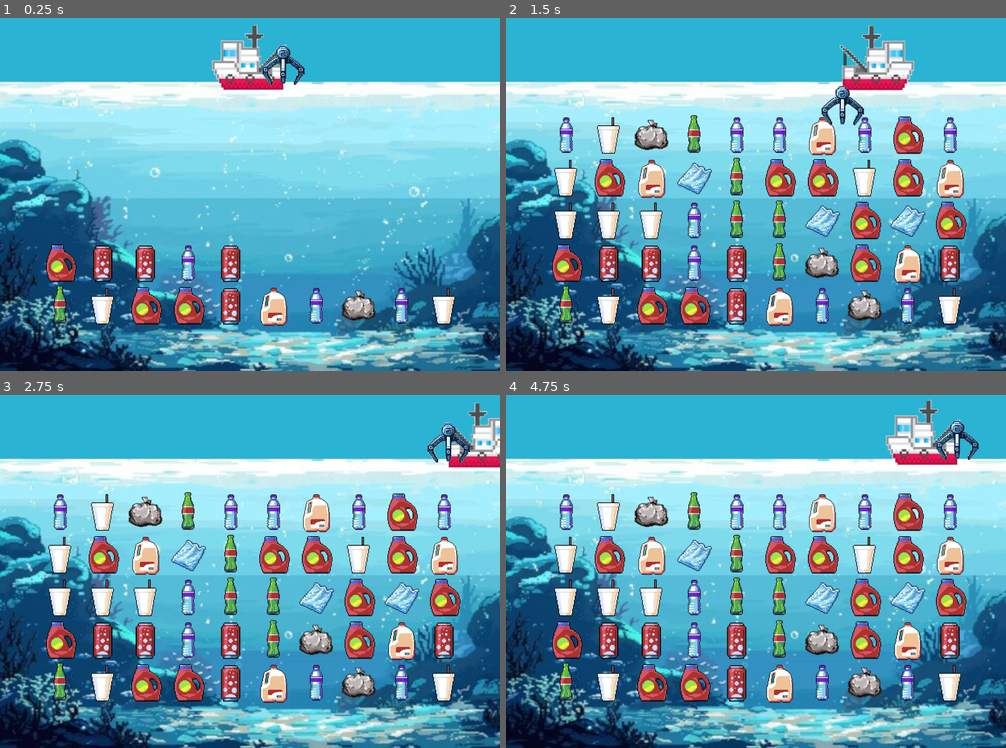
Above: before the commit, frames 1-4 (two rows, left to right).
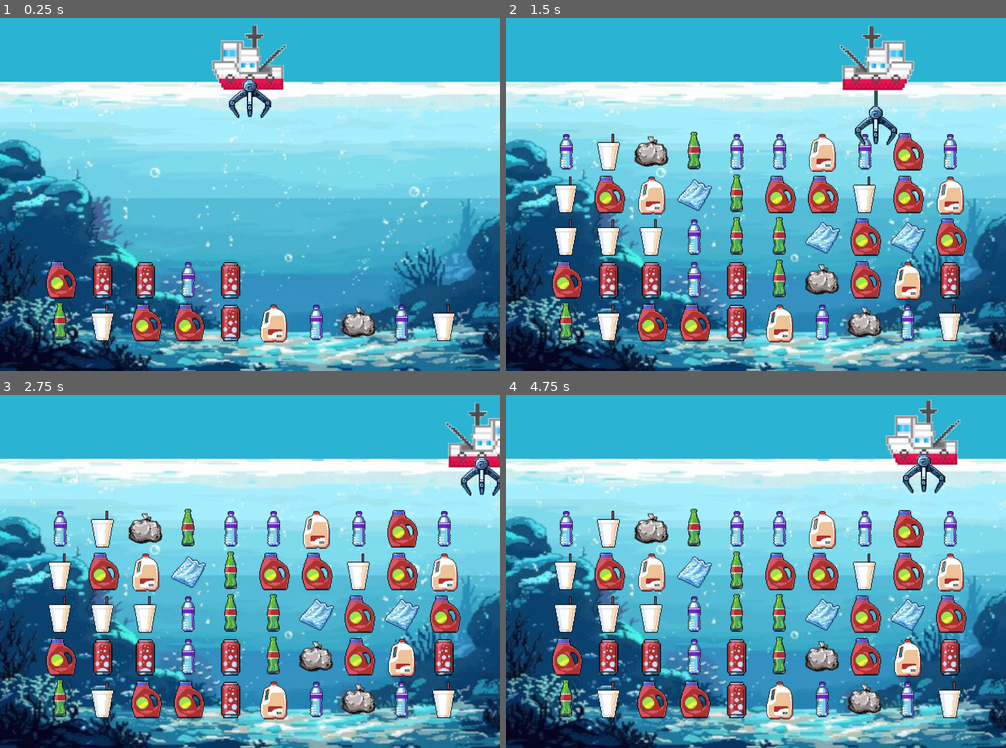
Above: after the commit, the same moments.

Repository: louis-jean0/HAI921I-projet-jeu-serieux
Game: Godot game, scene res://node_2d.tscn
The game is run twice, just before and just after one commit, with the same random seed, the same clock (stepped at 60 frames per second) and the same inputs.
Inputs:
- Up to frame 1 (0.25 s): no input
- Up to frame 2 (1.5 s): hold Right (move_right) 0.53-1.28 s; tap Space (grabAction) at 0.6, 1.35 s; hold Down (downPince) from 1.28 s (still down)
- Up to frame 3 (2.75 s): release Down (downPince) at 2.03 s; hold Right (move_right) from 2.03 s (still down); tap Space (grabAction) at 2.1 s
- Up to frame 4 (4.75 s): tap Space (grabAction) at 2.85, 3.6, 4.35 s; release Right (move_right) at 3.53 s; hold Left (move_left) from 3.53 s (still down)

The runs differ from the first frame. In frame 1, 8.3% of the frame differs, in the area x 9-91%, y 7-92%; in frame 2, 25%; in frame 3, 25%; in frame 4, 25%, in the area x 9-95%, y 7-92%.

Commit message:
Améliorations sur la précision de la pince, bien plus maniable + Recyclage des déchets à la verticale

Diff:
--- a/Defenseas_Crush/player_boat.gd
+++ b/Defenseas_Crush/player_boat.gd
@@ -4,33 +4,34 @@
 var boat
 var pince
 var cosCount = 0
-var rangeYMove = 5
+var rangeYMove = 5 # Doucement sur cette valeur, sinon la pince perd en précision
 var initialYBoat = 580
-var pinceY = 0
-var boatLook = 1 # 1 pour left, -1 pour right (permet de bien positionner la pince)
-var scaleX
-var scaleY
-var holdingWaste # Déchet porté par la pince
+var minPinceY = 50
+var pinceY = minPinceY
+var scalePince
+var holdingWaste # Instance de Waste portée par la pince
 var isHoldingWaste = false
 var fallingWaste = []
 var fallingSpeed = 5
 var window_size
 var pinceSpeed = 5
-var yLimit = 350
+var yLimit = 400
 var hasTouchedWaste = false
 
 var stringColor = Color(55,55,55)
 var wasteGrid
 
-var frameIndex
-var spriteFrames
-var getTexture
 # Dimension du sprite de la pince
 var grabSpriteSize
 # Dimension du sprite du bateau
 var boatSpriteSize
 
-# Called when the node enters the scene tree for the first time.
+func getSizeOfSprite(sprite, sprite_name):
+	var frameIndex = sprite.get_frame()
+	var spriteFrames = sprite.get_sprite_frames()
+	var getTexture = spriteFrames.get_frame_texture(sprite_name, frameIndex)
+	return getTexture.get_size()
+
 func _ready() -> void:
 	window_size = get_viewport_rect().size # Récupère les dimensions de la fenêtre
 	boat = self.get_child(0)
@@ -39,27 +40,18 @@
 	position = Vector2i(0,0)
 	boat.position = Vector2i(750,initialYBoat)
 	pince.animation = "openGrap"
-	pince.position = Vector2i(50,0)
+	pince.position = Vector2i(0,minPinceY)
 	wasteGrid = get_parent().get_node("wasteGrid")
-	scaleX = pince.scale.x
-	scaleY = pince.scale.y
+	scalePince = pince.scale
 
-	frameIndex = pince.get_frame()
-	spriteFrames = pince.get_sprite_frames()
-	getTexture = spriteFrames.get_frame_texture("closeGrap", frameIndex)
-	grabSpriteSize = getTexture.get_size()
-
-	frameIndex = boat.get_frame()
-	spriteFrames = boat.get_sprite_frames()
-	getTexture = spriteFrames.get_frame_texture("goLeft", frameIndex)
-	boatSpriteSize = getTexture.get_size()
+	grabSpriteSize = getSizeOfSprite(pince, "closeGrap")
+	boatSpriteSize = getSizeOfSprite(boat, "goLeft")
 
 func _draw():
 	# Dessine le fil reliant le bateau à la pince
-	draw_line(Vector2(boat.position.x + pince.position.x + grabSpriteSize.x * scaleX/1.5 * boatLook, boat.position.y - 50), Vector2(boat.position.x + pince.position.x + grabSpriteSize.x * scaleX/1.5 * boatLook, boat.position.y + pince.position.y*2), Color.DARK_SLATE_GRAY, 10.0)
-
+	draw_line(Vector2(boat.position.x, boat.position.y), Vector2(boat.position.x, boat.position.y + pince.position.y*2), Color.DARK_SLATE_GRAY, 10.0)
 	# Dessine un point là où vise la pince
-	#draw_circle(Vector2i( boat.position.x + pince.position.x + grabSpriteSize.x * scaleX/1.5 * boatLook + 10*boatLook + 20, boat.position.y + pince.position.y*2 + grabSpriteSize.y*scaleY + 10), 10, Color.DARK_RED)
+	# draw_circle(Vector2i(boat.position.x + (grabSpriteSize.x * scalePince.x)/2 - 30, boat.position.y + pince.position.y*2 + grabSpriteSize.y*scalePince.y + 15), 10, Color.DARK_RED)
 
 func deleteSprite2D(wasteToDelete):
 	# wasteToDelete.queue_free() # Supprime le noeud de la scène
@@ -67,14 +59,14 @@
 	# wasteToDelete = null
 
 func _process(delta):
-	var velocity = Vector2.ZERO # The player's movement vector.
+	var velocity = Vector2.ZERO
 	if Input.is_action_pressed("move_right"):
 		velocity.x = 1
 	if Input.is_action_pressed("move_left"):
 		velocity.x = -1
 	if Input.is_action_just_pressed("grabAction"):
 		pince.animation = "closeGrap"
-		var typeHold = wasteGrid.checkAt(true, boat.position.x + pince.position.x + grabSpriteSize.x * scaleX/1.5 * boatLook + 10*boatLook + 20, boat.position.y + pince.position.y*2 + grabSpriteSize.y*scaleY + 15)
+		var typeHold = wasteGrid.checkAt(true, boat.position.x + (grabSpriteSize.x * scalePince.x)/2 - 30, boat.position.y + pince.position.y*2 + grabSpriteSize.y*scalePince.y + 15)
 		if typeHold != -1:
 			isHoldingWaste = true
 			holdingWaste = Waste.new()
@@ -98,29 +90,29 @@
 
 	if Input.is_action_pressed("downPince"):
 		if pinceY < yLimit:
-			if wasteGrid.checkAt(false, boat.position.x + pince.position.x + grabSpriteSize.x * scaleX/1.5 * boatLook + 10, boat.position.y + pince.position.y*2 + grabSpriteSize.y*scaleY) != -2:
+			if wasteGrid.checkAt(false, boat.position.x + (grabSpriteSize.x * scalePince.x)/2 - 30, boat.position.y + pince.position.y*2 + grabSpriteSize.y*scalePince.y) != -2:
 				if not hasTouchedWaste:
 					pinceY += pinceSpeed
 			else:
 				hasTouchedWaste = true
 				pinceY -= pinceSpeed
 		else:
-			if wasteGrid.checkAt(false, boat.position.x + pince.position.x + grabSpriteSize.x * scaleX/1.5 * boatLook + 10, boat.position.y + pince.position.y*2 + grabSpriteSize.y*scaleY) == -2:
+			if wasteGrid.checkAt(false, boat.position.x + (grabSpriteSize.x * scalePince.x)/2 - 30, boat.position.y + pince.position.y*2 + grabSpriteSize.y*scalePince.y) == -2:
 				pinceY -= pinceSpeed
 			else:
 				pinceY = yLimit
 	else:
 		hasTouchedWaste = false
-		if pinceY > 0:
+		if pinceY > minPinceY:
 			pinceY -= 5
 
 	boat.position.y = initialYBoat + cos(cosCount)*rangeYMove
 	cosCount += 0.08
 
-	pince.position = Vector2i(50*boatLook,pinceY)
+	pince.position = Vector2i(0,pinceY)
 
 	if isHoldingWaste:
-		holdingWaste.sprite.position = Vector2i(boat.position.x + pince.position.x + grabSpriteSize.x * scaleX/1.5 * boatLook + 10, boat.position.y + pince.position.y*2 +grabSpriteSize.y*scaleY)
+		holdingWaste.sprite.position = Vector2i(boat.position.x + (grabSpriteSize.x * scalePince.x)/2 - 32, boat.position.y + pince.position.y*2 +grabSpriteSize.y*scalePince.y)
 
 	for i in range(fallingWaste.size()):
 		# Si besoin de vérifier que fallingWaste[i] != null, faire --> if fallingWaste[i]
@@ -148,14 +140,12 @@
 			if boat.position.x < window_size.x + boatSpriteSize.x/2 + 10:
 				boat.position += velocity
 				boat.animation = "goRight"
-				boatLook = -1
 			else :
 				boat.position.x = -boatSpriteSize.x/2
 		else:
 			if boat.position.x > -boatSpriteSize.x/2 - 10:
 				boat.position += velocity
 				boat.animation = "goLeft"
-				boatLook = 1
 			else :
 				boat.position.x = window_size.x + boatSpriteSize.x/2
 
--- a/Defenseas_Crush/waste_grid.gd
+++ b/Defenseas_Crush/waste_grid.gd
@@ -1,12 +1,10 @@
 extends GridContainer
 
-
-@export var delay_between_spawn = 0.01
 # Taille de la grille : rows x columns
 @export var grid_size = Vector2i(5, 10)
-# Taille d'une cellule : sprite 128 x 128
+@export var delay_between_spawn = 0.01 # Pour les tests, ensuite les seront tomberont dans la mer depuis l'autre phase du jeu
 @export var cell_size = Vector2i(128, 128)
-@export var gridPosition = Vector2(180,704)
+@export var gridPosition = Vector2(180,754)
 @export var tailleSequenceRecyclage = 3
 
 var indWaste
@@ -47,8 +45,9 @@
 		var w = listOfWaste[i]
 		if w.type != -1:
 			var w_position = w.sprite.position
-			if w_position.x + gridPosition.x < aimX and aimX < w_position.x + gridPosition.x + cell_size.x: # Bien prendre en compte les coordonnées monde des cellules (et pas par rapport à la grille)
-				if w_position.y + gridPosition.y < aimY and aimY < w_position.y + gridPosition.y + cell_size.y   :
+			# On regarde si la position de la pince est comprise entre les 2 extrémités du sprite du déchet
+			if gridPosition.x + w_position.x - cell_size.x/2 < aimX and aimX < gridPosition.x + w_position.x + cell_size.x/2: # Bien prendre en compte les coordonnées monde des cellules (et pas par rapport à la grille)
+				if gridPosition.y + w_position.y - cell_size.y/8 < aimY and aimY < gridPosition.y + w_position.y + cell_size.y : # Si on voulait être précis il faudrait mettre ... + (7*cell_size.y)/8
 					if hasToBeDeleted:
 						self.remove_child(w.sprite)
 					else: # Si hasToBeDeleted vaut false, cet appel de fonction sert à déterminer si on peut descendre la pince ou non
@@ -59,8 +58,8 @@
 	return -1
 
 func check_if_empty(positionWaste, typeWaste):
-	var i = int((positionWaste.x + cell_size.x/2 -gridPosition.x)/cell_size.x)
-	var j = int(((600+cell_size.y)-(positionWaste.y + cell_size.y/2 - gridPosition.y))/cell_size.y)
+	var i = int((positionWaste.x + cell_size.x/1.9 - gridPosition.x) / cell_size.x)
+	var j = int(((600+cell_size.y) - (positionWaste.y - gridPosition.y)) / cell_size.y)
 	if i >= 0 and i < grid_size.y and j >= 0 and j < grid_size.x:
 		if j == 0 or listOfWaste[(j-1)*grid_size.y + i].type != -1: # Si il y a bien un déchet en dessous ou qu'on est au fond
 			if listOfWaste[j*grid_size.y + i].type == -1 : # S'il n'y a pas de déchet à cet emplacement
@@ -127,4 +126,27 @@
 					res.append(newWaste)
 				else:
 					break
+
+	# Vérification verticale (beaucoup plus simple que horizontale)
+	tailleSeq = 1
+
+	# Vers le bas (uniquement)
+	for offset in range(-1,-1*tailleSequenceRecyclage,-1):
+		if j+offset >= 0:
+			var checked_waste = listOfWaste[(j+offset)*grid_size.y + i]
+			if checked_waste.type == typeWaste:
+				tailleSeq += 1
+			else:
+				break
+		else:
+			break
+
+	# Recyclage des déchets identifiés (si la taille de la séquence est supérieur ou égal au seuil défini)
+	if tailleSeq >= tailleSequenceRecyclage:
+		for offset in range(0,-1*tailleSeq,-1):
+			var w = listOfWaste[(j+offset)*grid_size.y + i]
+			self.remove_child(w.sprite)
+			listOfWaste[(j+offset)*grid_size.y + i].type = -1
+
+	# Impossible d'avoir des déchets au dessus de ceux qu'on vient de recycler
 	return res
